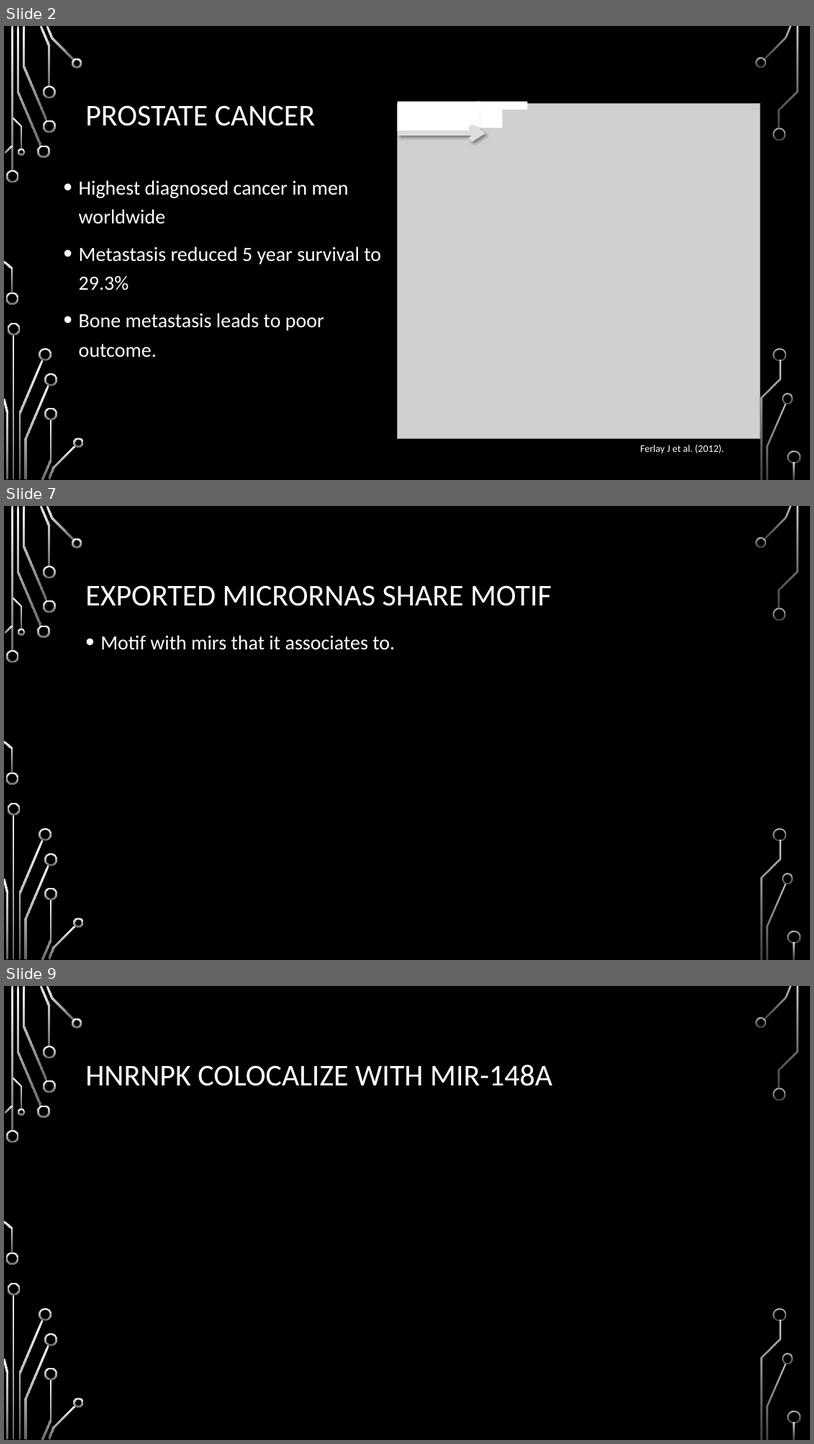
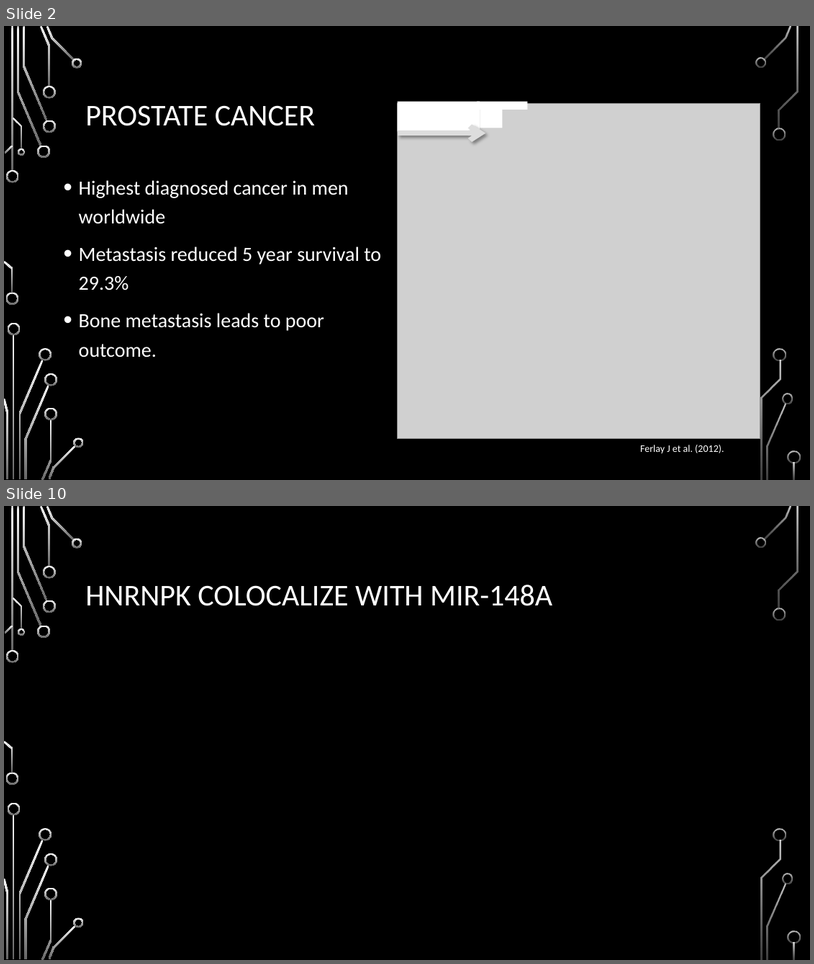
Before and after one commit to HarleyRobinson/Honours2, a slide deck: BackgroundInfo/MeetingSept.pptx. Shown one above the other, each under a label of ours: slides 2, 7 and 9 before the commit, slides 2 and 10 after it; the slides between them are not shown. The pictures are 814x1444 and 814x964 pixels, drawn with LibreOffice and Linux fonts; fonts in the diff are those of the drawing; grey boxes stand for pictures; background and template pictures are left out. Boxes give left, top, right and bottom in pixels: in the first picture for what was removed or moved away, otherwise in the second. Text is boxed around its words. In the diff, an @@ line names an element or a change of style, - is before the commit and + after.

```diff
--- a/BackgroundInfo/MeetingSept.pptx
+++ b/BackgroundInfo/MeetingSept.pptx
@@ slide 7 removed at (4, 506, 810, 960), background picture (left out); not listed: 36 template elements that a slide beside it also shows @@
@@ title removed at (85, 585, 552, 606) @@
-EXPORTED MICRORNAS SHARE MOTIF
@@ text removed at (100, 635, 395, 650) @@
-• Motif with mirs that it associates to.
@@ what was slide 9 is now slide 10 @@
```
Also in this commit, not shown: 6 slides changed, 2 slides added, 12 other files.
